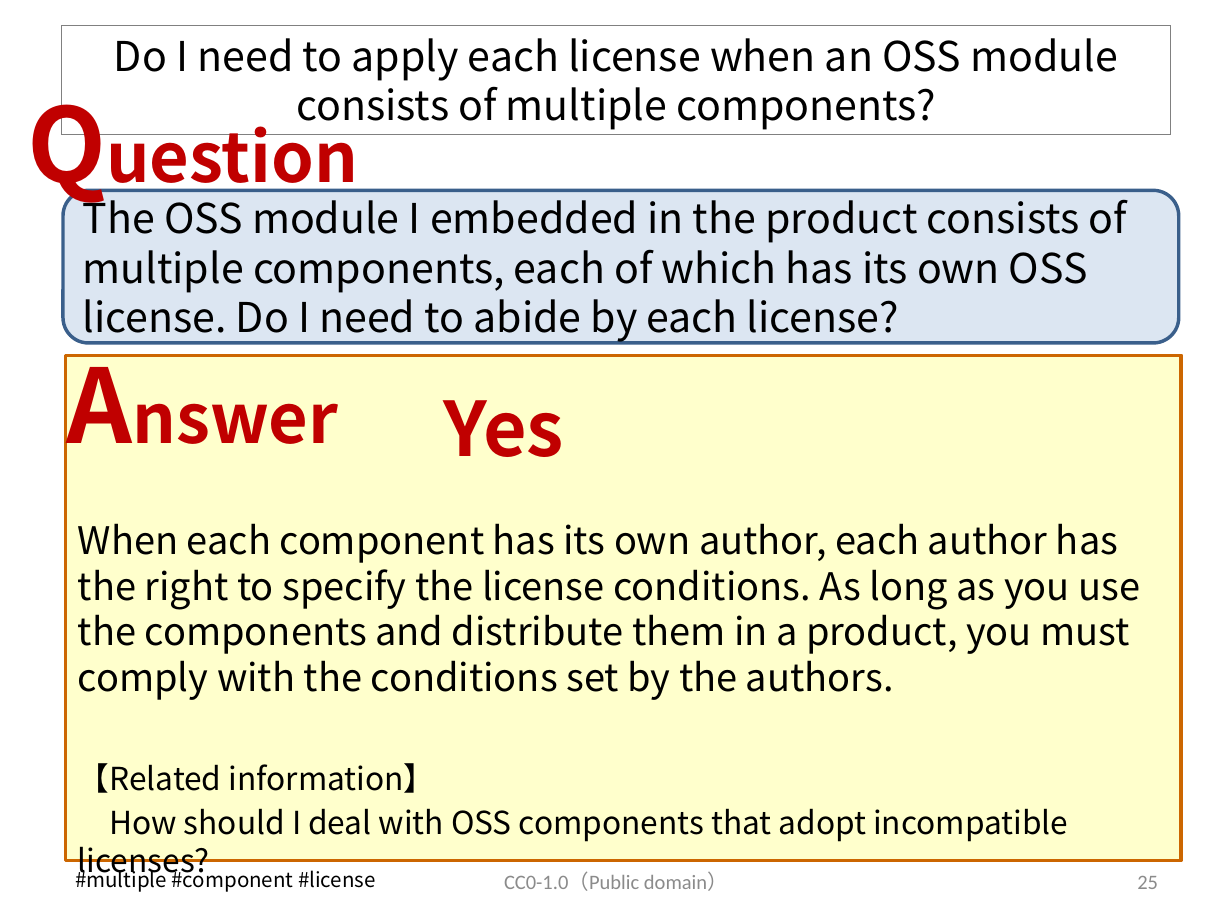
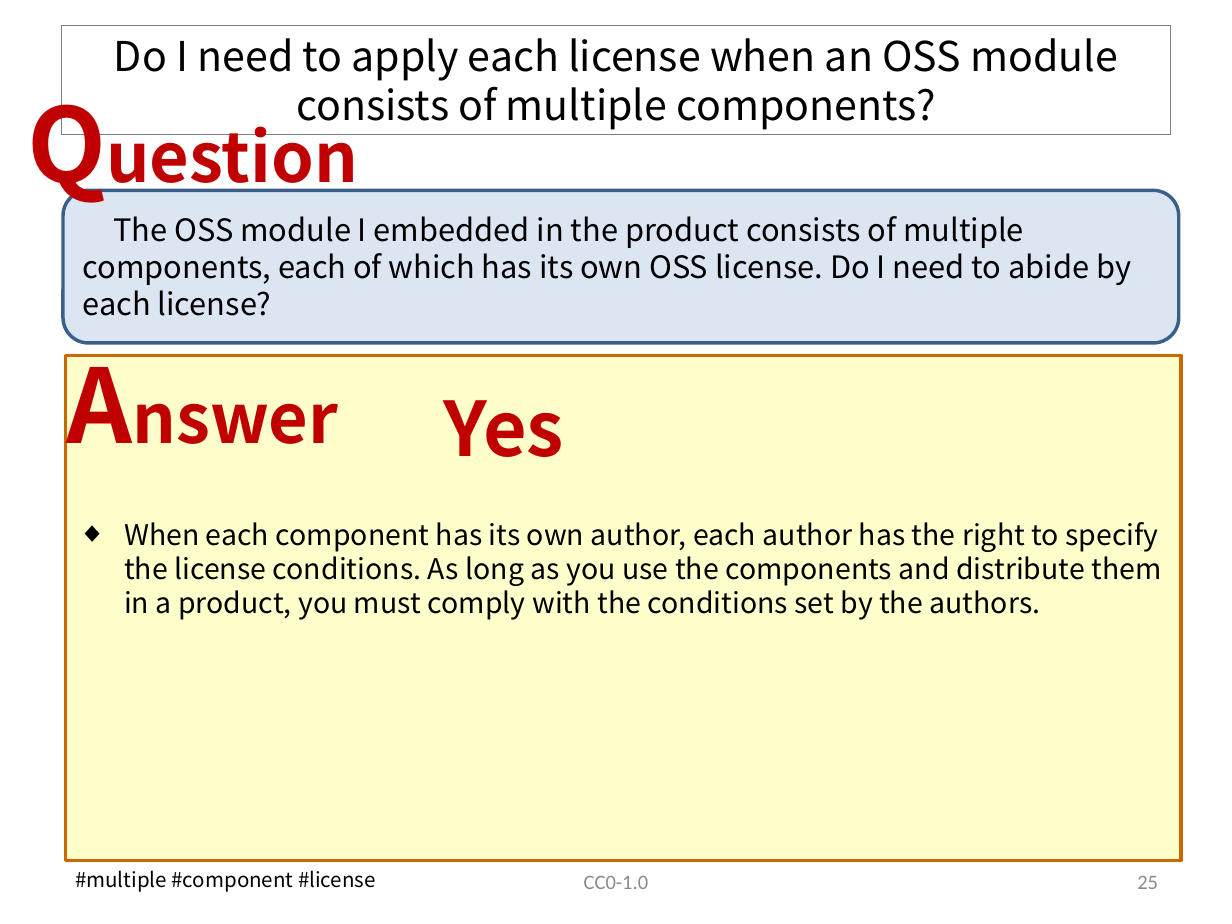
Before and after one commit to OpenChain-Project/OpenChain-JWG, a slide deck: slide 26 of Education_Material/FAQ/Misunderstandings_of_OSS_licenses_CC0.pptx. Drawn at 1232x924 pixels with LibreOffice and Linux fonts; fonts in the diff are those of the drawing. Boxes give left, top, right and bottom in pixels: in the first picture for what was removed or moved away, otherwise in the second. Text is boxed around its words. In the diff, an @@ line names an element or a change of style, - is before the commit and + after.

Commit message:
Frequent Misunderstandings of OSS licenses V7

```diff
--- a/Education_Material/FAQ/Misunderstandings_of_OSS_licenses_CC0.pptx
+++ b/Education_Material/FAQ/Misunderstandings_of_OSS_licenses_CC0.pptx
@@ rounded rectangle "The OSS module I embedded ..." at [63,191,1179,344]: size 24 to 18 pt @@
@@ text "When each component has its ..." at [124,522,1161,620]: size 22.2 to 16.6 pt; bullet none to ◆; less space between paragraphs @@
@@ text at [78,763,1068,881]: paragraphs removed @@
-【Related information】
-How should I deal with OSS components that adopt incompatible licenses?
@@ text at [584,876,648,889]: text changed @@
-CC0-1.0（Public domain）
+CC0-1.0
```
Also in this commit, not shown: 51 other slides changed, 5 slides added.
